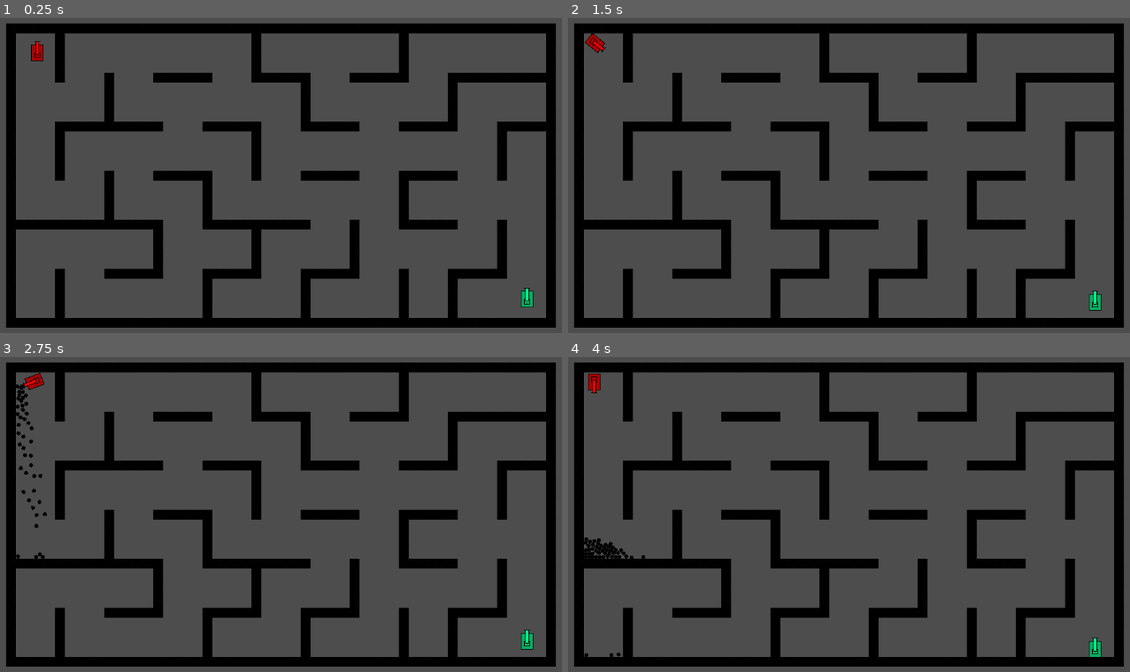
Above: before the commit, frames 1-4 (two rows, left to right).
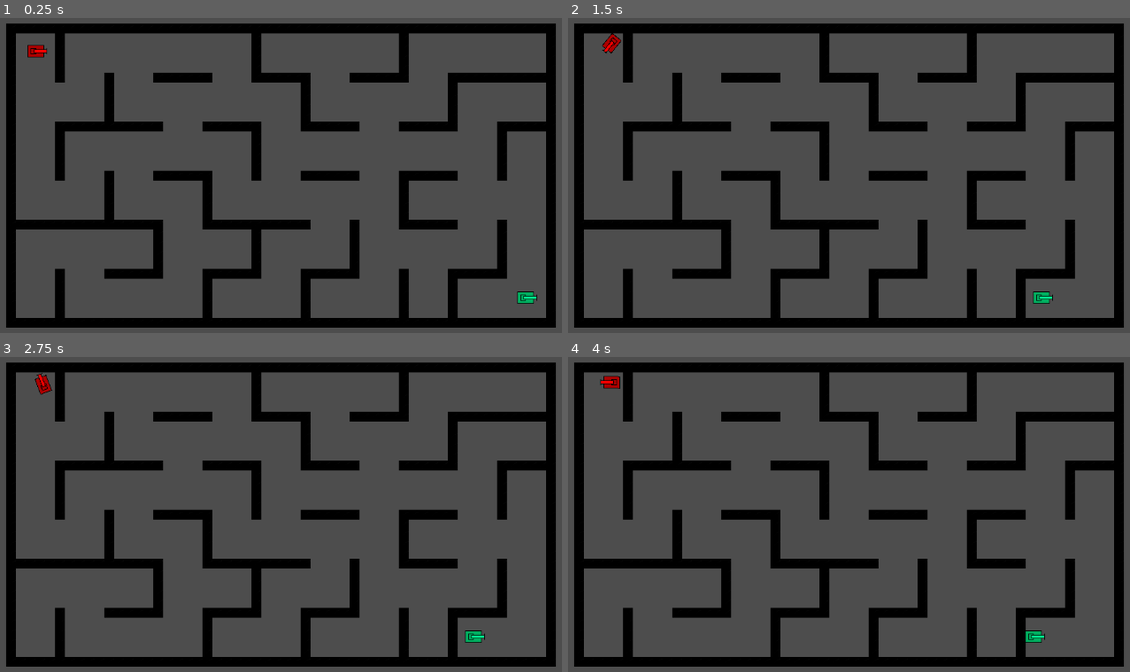
Above: after the commit, the same moments.

Repository: Trismania/tankGameAwesomesauce
Game: Godot game, scene res://scenes/main.tscn
Same seed, same stepped clock (60 frames per second), same inputs: the game is played once before the commit and once after it.
Inputs:
- Up to frame 1 (0.25 s): no input
- Up to frame 2 (1.5 s): tap Enter at 0.5 s; hold D (rotate_right) 0.53-1.28 s; hold Down (move_backwards2) 0.53-1.28 s; tap Up (move_forward2) at 0.8, 1.35 s; hold S (move_backwards) from 1.28 s (still down)
- Up to frame 3 (2.75 s): tap Space (shootBullet) at 1.55 s; release S (move_backwards) at 2.03 s; hold D (rotate_right) from 2.03 s (still down); hold Space (shootBullet) from 2.03 s (still down); tap . (shootBullet2, bound only after the commit) at 2.3 s
- Up to frame 4 (4 s): release D (rotate_right) at 2.78 s; release Space (shootBullet) at 2.78 s; hold W (move_forward) 2.78-3.53 s; tap . (shootBullet2, bound only after the commit) at 2.85 s; tap Down (move_backwards2) at 3.05 s; hold A (rotate_left) from 3.53 s (still down); hold Down (move_backwards2) from 3.53 s (still down); tap Up (move_forward2) at 3.8 s

The runs differ from the first frame. In frame 1, 0.3% of the frame differs, in the area x 4-96%, y 7-92%; in frame 2, 0.5%; in frame 3, 0.8%; in frame 4, 0.9%, in the area x 2-95%, y 5-96%.

Commit message:
Development fra onsdag

Diff:
--- a/project.godot
+++ b/project.godot
@@ -14,6 +14,10 @@
 run/main_scene="res://scenes/main.tscn"
 config/features=PackedStringArray("4.3", "Forward Plus")
 config/icon="res://icon.svg"
+
+[global_group]
+
+walls=""
 
 [input]
 
@@ -62,6 +66,11 @@
 "events": [Object(InputEventKey,"resource_local_to_scene":false,"resource_name":"","device":-1,"window_id":0,"alt_press …(191 unchanged characters)…
 ]
 }
+shootBullet2={
+"deadzone": 0.5,
+"events": [Object(InputEventKey,"resource_local_to_scene":false,"resource_name":"","device":-1,"window_id":0,"alt_pressed":false,"shift_pressed":false,"ctrl_pressed":false,"meta_pressed":false,"pressed":false,"keycode":0,"physical_keycode":46,"key_label":0,"unicode":46,"location":0,"echo":false,"script":null)
+]
+}
 
 [rendering]
 
--- a/scenes/bullet.tscn
+++ b/scenes/bullet.tscn
@@ -1,16 +1,56 @@
-[gd_scene load_steps=4 format=3 uid="uid://cd18yiqpdpn37"]
+[gd_scene load_steps=9 format=3 uid="uid://cd18yiqpdpn37"]
 
 [ext_resource type="Script" path="res://scripts/bullet.gd" id="1_2gvfj"]
 [ext_resource type="Texture2D" uid="uid://cg8t4y3t7sctw" path="res://assets/bullet.png" id="1_7d5cj"]
+[ext_resource type="Script" path="res://scripts/Collisions/lefty.gd" id="3_3kg16"]
+[ext_resource type="Script" path="res://scripts/Collisions/righty.gd" id="4_unem8"]
+[ext_resource type="Script" path="res://scripts/Collisions/bottomy.gd" id="5_5a7cu"]
+[ext_resource type="Script" path="res://scripts/Collisions/toppy.gd" id="6_wfr86"]
 
 [sub_resource type="RectangleShape2D" id="RectangleShape2D_rn0ci"]
-size = Vector2(6, 6)
+size = Vector2(1.25, 6)
 
-[node name="bullet" type="RigidBody2D"]
+[sub_resource type="RectangleShape2D" id="RectangleShape2D_17m68"]
+size = Vector2(6, 1.1875)
+
+[node name="bullet" type="Area2D"]
 script = ExtResource("1_2gvfj")
 
 [node name="Sprite2D" type="Sprite2D" parent="."]
 texture = ExtResource("1_7d5cj")
 
-[node name="CollisionShape2D" type="CollisionShape2D" parent="."]
+[node name="lefty" type="Area2D" parent="."]
+script = ExtResource("3_3kg16")
+
+[node name="leftShape" type="CollisionShape2D" parent="lefty"]
+position = Vector2(-4.375, 0)
 shape = SubResource("RectangleShape2D_rn0ci")
+
+[node name="righty" type="Area2D" parent="."]
+script = ExtResource("4_unem8")
+
+[node name="rightShape" type="CollisionShape2D" parent="righty"]
+position = Vector2(4, 0)
+shape = SubResource("RectangleShape2D_rn0ci")
+
+[node name="bottomy" type="Area2D" parent="."]
+script = ExtResource("5_5a7cu")
+
+[node name="bottomShape" type="CollisionShape2D" parent="bottomy"]
+position = Vector2(0, 4.40625)
+shape = SubResource("RectangleShape2D_17m68")
+
+[node name="Toppy" type="Area2D" parent="."]
+script = ExtResource("6_wfr86")
+
+[node name="topShape" type="CollisionShape2D" parent="Toppy"]
+position = Vector2(0, -4)
+shape = SubResource("RectangleShape2D_17m68")
+
+[connection signal="area_entered" from="." to="." method="_on_area_entered"]
+[connection signal="body_entered" from="." to="." method="_on_body_entered"]
+[connection signal="body_entered" from="lefty" to="lefty" method="_on_body_entered"]
+[connection signal="body_entered" from="righty" to="righty" method="_on_body_entered"]
+[connection signal="body_entered" from="bottomy" to="bottomy" method="_on_body_entered"]
+[connection signal="body_entered" from="Toppy" to="." method="_on_toppy_body_entered"]
+[connection signal="body_entered" from="Toppy" to="Toppy" method="_on_body_entered"]
--- a/scenes/greenTank.tscn
+++ b/scenes/greenTank.tscn
@@ -1,17 +1,19 @@
-[gd_scene load_steps=4 format=3 uid="uid://blgvykqbcjump"]
+[gd_scene load_steps=5 format=3 uid="uid://blgvykqbcjump"]
 
 [ext_resource type="Script" path="res://scripts/tankGreen.gd" id="1_jlovb"]
 [ext_resource type="Texture2D" uid="uid://cv0ihga0vs3i2" path="res://assets/tankGreen.png" id="2_fynvg"]
+[ext_resource type="PackedScene" uid="uid://cd18yiqpdpn37" path="res://scenes/bullet.tscn" id="2_xsbww"]
 
 [sub_resource type="RectangleShape2D" id="RectangleShape2D_u0uhb"]
-size = Vector2(20, 29)
+size = Vector2(28, 20)
 
 [node name="tankGreen" type="CharacterBody2D"]
 script = ExtResource("1_jlovb")
+bullet_scene = ExtResource("2_xsbww")
 
 [node name="Sprite2D" type="Sprite2D" parent="."]
 texture = ExtResource("2_fynvg")
 
 [node name="CollisionShape2D" type="CollisionShape2D" parent="."]
-position = Vector2(0, 0.5)
+position = Vector2(-1, 0)
 shape = SubResource("RectangleShape2D_u0uhb")
--- a/scenes/main.tscn
+++ b/scenes/main.tscn
@@ -29,7 +29,7 @@
 [node name="tankGreen" parent="." instance=ExtResource("2_wv2qo")]
 position = Vector2(977, 511)
 
-[node name="TileMap" type="TileMap" parent="."]
+[node name="TileMap" type="TileMap" parent="." groups=["walls"]]
 tile_set = SubResource("TileSet_m5tf7")
 rendering_quadrant_size = 32
 format = 2
--- a/scenes/redTank.tscn
+++ b/scenes/redTank.tscn
@@ -4,7 +4,7 @@
 [ext_resource type="Texture2D" uid="uid://du17vqd1jho0l" path="res://assets/tankRed.png" id="2_6ix2l"]
 
 [sub_resource type="RectangleShape2D" id="RectangleShape2D_gb71l"]
-size = Vector2(20, 29)
+size = Vector2(28, 20)
 
 [node name="tankRed" type="CharacterBody2D"]
 script = ExtResource("1_8tqrn")
@@ -13,5 +13,5 @@
 texture = ExtResource("2_6ix2l")
 
 [node name="CollisionShape2D" type="CollisionShape2D" parent="."]
-position = Vector2(0, 0.5)
+position = Vector2(-1, 0)
 shape = SubResource("RectangleShape2D_gb71l")
--- /dev/null
+++ b/scripts/Collisions/bottomy.gd
@@ -0,0 +1,8 @@
+extends Area2D
+
+@onready var bullet: Area2D = $".."
+
+
+
+func _on_body_entered(_body: Node2D) -> void:
+	bullet.handle_bounce2()
--- /dev/null
+++ b/scripts/Collisions/lefty.gd
@@ -0,0 +1,8 @@
+extends Area2D
+
+@onready var bullet: Area2D = $".."
+
+
+
+func _on_body_entered(body: Node2D) -> void:
+	bullet.handle_bounce1()
--- /dev/null
+++ b/scripts/Collisions/righty.gd
@@ -0,0 +1,8 @@
+extends Area2D
+
+@onready var bullet: Area2D = $".."
+
+
+
+func _on_body_entered(body: Node2D) -> void:
+	bullet.handle_bounce1()
--- /dev/null
+++ b/scripts/Collisions/toppy.gd
@@ -0,0 +1,9 @@
+extends Area2D
+
+@onready var bullet: Area2D = $".."
+
+
+
+
+func _on_body_entered(body: Node2D) -> void:
+	bullet.handle_bounce2()
--- a/scripts/bullet.gd
+++ b/scripts/bullet.gd
@@ -1,24 +1,37 @@
-extends RigidBody2D
+extends Area2D
 
-@export var speed: float = 500.0
+@export var bullet_speed: float = 400.0
+var velocity: Vector2 = Vector2.ZERO
 var bounce_count: int = 0
-var max_bounces: int = 3
+@export var max_bounces: int = 3
 
-func _ready() -> void:
-	# Apply initial impulse to the pellet when it's created
-	var direction: Vector2 = Vector2.UP.rotated(rotation)  # Use the pellet's current rotation
-	apply_impulse(Vector2.ZERO, direction * speed)  # Apply force to the pellet in the direction of the tank's barrel
+# Called when the bullet is first added to the scene
 
-# This function handles the bouncing and despawning logic
-func _integrate_forces(state: PhysicsDirectBodyState2D) -> void:
-	# Check if the pellet has collided with something
-	if state.get_contact_count() > 0:
-		bounce_count += 1  # Increment bounce count when a collision occurs
-		if bounce_count >= max_bounces:
-			queue_free()  # Despawn the pellet after 3 bounces
 
-# This function handles what happens when the pellet hits something
-func _on_body_entered(body: Node) -> void:
-	if body is CharacterBody2D:  # Check if the pellet hits a tank
-		body.gameWon(body.name)  # Call the gameWon method with the tank's name
-		queue_free()  # Despawn the pellet after hitting a tank
+# Set bullet's velocity and shooter reference
+func set_direction_and_shooter(dir: Vector2, shooter_ref: Node) -> void:
+	velocity = dir.normalized() * bullet_speed
+
+# Move the bullet using velocity in _physics_process
+func _physics_process(delta: float) -> void:
+	position += velocity * delta
+
+
+
+
+# Handle bouncing logic
+func handle_bounce1() -> void:
+	velocity.x = -velocity.x  # Bounce on x-axis
+
+	# Track bounce count and destroy bullet after max bounces
+	bounce_count += 1
+	if bounce_count >= max_bounces:
+		queue_free()  # Destroy the bullet
+
+func handle_bounce2() -> void:
+	velocity.y = -velocity.y  # Bounce on x-axis
+
+	# Track bounce count and destroy bullet after max bounces
+	bounce_count += 1
+	if bounce_count >= max_bounces:
+		queue_free()  # Destroy the bullet
--- a/scripts/tankGreen.gd
+++ b/scripts/tankGreen.gd
@@ -1,24 +1,24 @@
 extends CharacterBody2D
 
-# Speed and rotation speed
+#Speed and rotation speed
 @export var moveSpeed: float = 200.0
 @export var rotationSpeed: float = 3.0
-@export var bullet_scene: PackedScene
+@export var bullet_scene: PackedScene  # Drag and drop the Bullet scene here in the inspector
 
+#Movement direction vector
+var velocityBetter2: Vector2 = Vector2.ZERO
 
-
-# Movement direction vector
-var velocityBetter2: Vector2 = Vector2.ZERO
+#Flag to track whether the shoot button has been released
+var canShoot: bool = true
 
 func _process(delta: float) -> void:
 	# Reset velocity each frame
 	velocityBetter2 = Vector2.ZERO
-
-	# Handle forward and backward movement
+#Handle forward and backward movement
 	if Input.is_action_pressed("move_forward2"):
-		velocityBetter2.y -= 1  # Moving forward
+		velocityBetter2.x += 1  # Moving forward
 	if Input.is_action_pressed("move_backwards2"):
-		velocityBetter2.y += 1  # Moving backward
+		velocityBetter2.x -= 1  # Moving backward
 
 	# Handle rotation
 	if Input.is_action_pressed("rotate_left2"):
@@ -26,9 +26,37 @@
 	if Input.is_action_pressed("rotate_right2"):
 		rotation += rotationSpeed * delta
 
+	# Shoot a bullet if the shoot button is pressed and we are allowed to shoot
+	if Input.is_action_just_pressed("shootBullet2") and canShoot:
+		shoot()
+		canShoot = false  # Prevent shooting again until the button is released
+
+	# Reset the shooting flag when the shoot button is released
+	if Input.is_action_just_released("shootBullet2"):
+		canShoot = true
+
 	# Apply rotation to the velocity (but only after handling rotation)
 	if velocityBetter2.length() > 0:
 		velocityBetter2 = velocityBetter2.rotated(rotation) * moveSpeed
 
 	# Move the tank using move_and_collide
 	move_and_collide(velocityBetter2 * delta)
+
+func shoot() -> void:
+	# Instance the bullet scene
+	var bullet = bullet_scene.instantiate()
+
+	# Set bullet position at the front of the tank (barrel)
+	bullet.position = global_position + Vector2.RIGHT.rotated(rotation) * 20  # Adjust the offset based on the tank size
+
+	# Set the bullet's rotation to match the tank's current rotation
+	bullet.rotation = rotation
+
+	# Set the bullet's velocity so it moves in the direction the tank is facing
+	var bullet_direction = Vector2.RIGHT.rotated(rotation)
+
+	# Call the method on the bullet to set its direction and shooter
+	bullet.set_direction_and_shooter(bullet_direction, self)
+
+	# Add the bullet to the parent scene (game world)
+	get_parent().add_child(bullet)
--- a/scripts/tankRed.gd
+++ b/scripts/tankRed.gd
@@ -1,26 +1,24 @@
 extends CharacterBody2D
 
-# Speed and rotation speed
+#Speed and rotation speed
 @export var moveSpeed: float = 200.0
 @export var rotationSpeed: float = 3.0
 @export var bullet_scene: PackedScene  # Drag and drop the Bullet scene here in the inspector
 
-# Movement direction vector
+#Movement direction vector
 var velocityBetter: Vector2 = Vector2.ZERO
 
-# Shooting cooldown
-var shootCooldown: float = 1.0  # Cooldown time between shots
-var shootTimer: float = 0.0
+#Flag to track whether the shoot button has been released
+var canShoot: bool = true
 
 func _process(delta: float) -> void:
 	# Reset velocity each frame
 	velocityBetter = Vector2.ZERO
-
-	# Handle forward and backward movement
+#Handle forward and backward movement
 	if Input.is_action_pressed("move_forward"):
-		velocityBetter.y -= 1  # Moving forward
+		velocityBetter.x += 1  # Moving forward
 	if Input.is_action_pressed("move_backwards"):
-		velocityBetter.y += 1  # Moving backward
+		velocityBetter.x -= 1  # Moving backward
 
 	# Handle rotation
 	if Input.is_action_pressed("rotate_left"):
@@ -28,10 +26,14 @@
 	if Input.is_action_pressed("rotate_right"):
 		rotation += rotationSpeed * delta
 
-	#Shoot a bullet
-	if Input.is_action_pressed("shootBullet"):
+	# Shoot a bullet if the shoot button is pressed and we are allowed to shoot
+	if Input.is_action_just_pressed("shootBullet") and canShoot:
 		shoot()
+		canShoot = false  # Prevent shooting again until the button is released
 
+	# Reset the shooting flag when the shoot button is released
+	if Input.is_action_just_released("shootBullet"):
+		canShoot = true
 
 	# Apply rotation to the velocity (but only after handling rotation)
 	if velocityBetter.length() > 0:
@@ -40,21 +42,21 @@
 	# Move the tank using move_and_collide
 	move_and_collide(velocityBetter * delta)
 
-	# Shooting cooldown timer
-	shootTimer -= delta
-	if shootTimer <= 0.0 and Input.is_action_pressed("shootBullet"):  # Assuming "shoot" is mapped
-		shoot()
-		shootTimer = shootCooldown  # Reset the cooldown after shooting
-
 func shoot() -> void:
 	# Instance the bullet scene
 	var bullet = bullet_scene.instantiate()
 
 	# Set bullet position at the front of the tank (barrel)
-	bullet.position = global_position + Vector2.UP.rotated(rotation) * 20  # Adjust the offset based on the tank size
+	bullet.position = global_position + Vector2.RIGHT.rotated(rotation) * 20  # Adjust the offset based on the tank size
 
 	# Set the bullet's rotation to match the tank's current rotation
 	bullet.rotation = rotation
 
+	# Set the bullet's velocity so it moves in the direction the tank is facing
+	var bullet_direction = Vector2.RIGHT.rotated(rotation)
+
+	# Call the method on the bullet to set its direction and shooter
+	bullet.set_direction_and_shooter(bullet_direction, self)
+
 	# Add the bullet to the parent scene (game world)
 	get_parent().add_child(bullet)
Binary file changed: assets/bullet.png
Binary file changed: assets/tankGreen.png
Binary file changed: assets/tankRed.png
